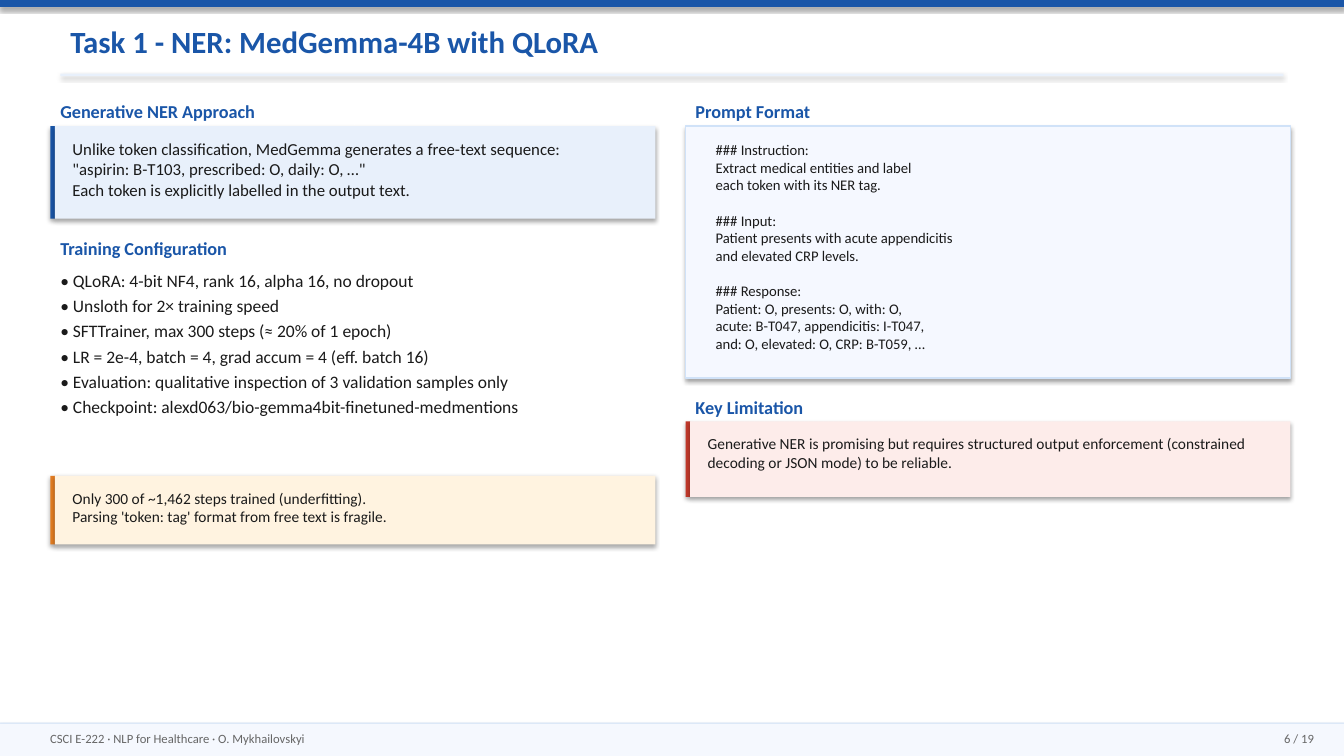
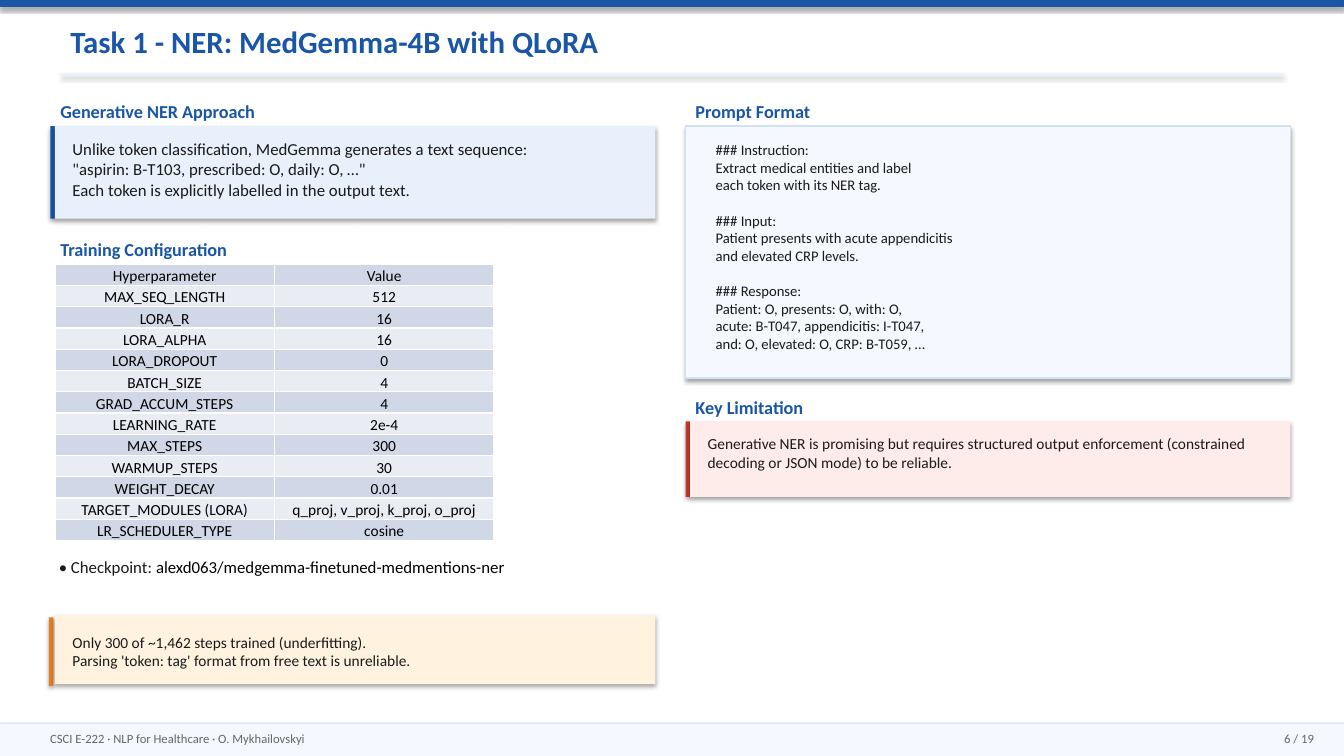
Before and after one commit to vonKleve/csci-e222-final-project, a slide deck: slide 6 of NLP_Healthcare_Mykhailovskyi.pptx. Drawn at 1344x756 pixels with LibreOffice and Linux fonts; fonts in the diff are those of the drawing. Boxes give left, top, right and bottom in pixels: in the first picture for what was removed or moved away, otherwise in the second. Text is boxed around its words. In the diff, an @@ line names an element or a change of style, - is before the commit and + after.

```diff
--- a/NLP_Healthcare_Mykhailovskyi.pptx
+++ b/NLP_Healthcare_Mykhailovskyi.pptx
@@ text at (72, 143, 528, 199): text changed @@
-Unlike token classification, MedGemma generates a free-text sequence:
-"aspirin: B-T103, prescribed: O, daily: O, …"
-Each token is explicitly labelled in the output text.
+Unlike token classification, MedGemma generates a text sequence:
+"aspirin: B-T103, prescribed: O, daily: O, …"
+Each token is explicitly labelled in the output text.
@@ table added at (55, 264, 495, 545), 13 rows, 2 columns @@
+Hyperparameter | Value
+MAX_SEQ_LENGTH | 512
+LORA_R | 16
+LORA_ALPHA | 16
+LORA_DROPOUT | 0
+BATCH_SIZE | 4
+GRAD_ACCUM_STEPS | 4
+LEARNING_RATE | 2e-4
+MAX_STEPS | 300
+WARMUP_STEPS | 30
+WEIGHT_DECAY | 0.01
+TARGET_MODULES (LORA) | q_proj, v_proj, k_proj, o_proj
+LR_SCHEDULER_TYPE | cosine
@@ text at (71, 561, 504, 576): text changed; size 12.5 to 12 pt; text colour #1A1A1A to #000000 @@
-• QLoRA: 4-bit NF4, rank 16, alpha 16, no dropout
-• Unsloth for 2× training speed
-• SFTTrainer, max 300 steps (≈ 20% of 1 epoch)
-• LR = 2e-4, batch = 4, grad accum = 4 (eff. batch 16)
-• Evaluation: qualitative inspection of 3 validation samples only
-• Checkpoint: alexd063/bio-gemma4bit-finetuned-medmentions
+• Checkpoint: alexd063/medgemma-finetuned-medmentions-ner
@@ rectangle: place and size @@
-rectangle at (50, 476, 54, 544)
+rectangle at (48, 618, 52, 687)
@@ rectangle: place and size @@
-rectangle at (55, 476, 656, 544)
+rectangle at (55, 616, 656, 685)
@@ text at (72, 637, 411, 669): text changed @@
-Only 300 of ~1,462 steps trained (underfitting).
-Parsing 'token: tag' format from free text is fragile.
+Only 300 of ~1,462 steps trained (underfitting).
+Parsing 'token: tag' format from free text is unreliable.
```
Also in this commit, not shown: 8 other slides changed, 1 slide removed, 1 other file.
